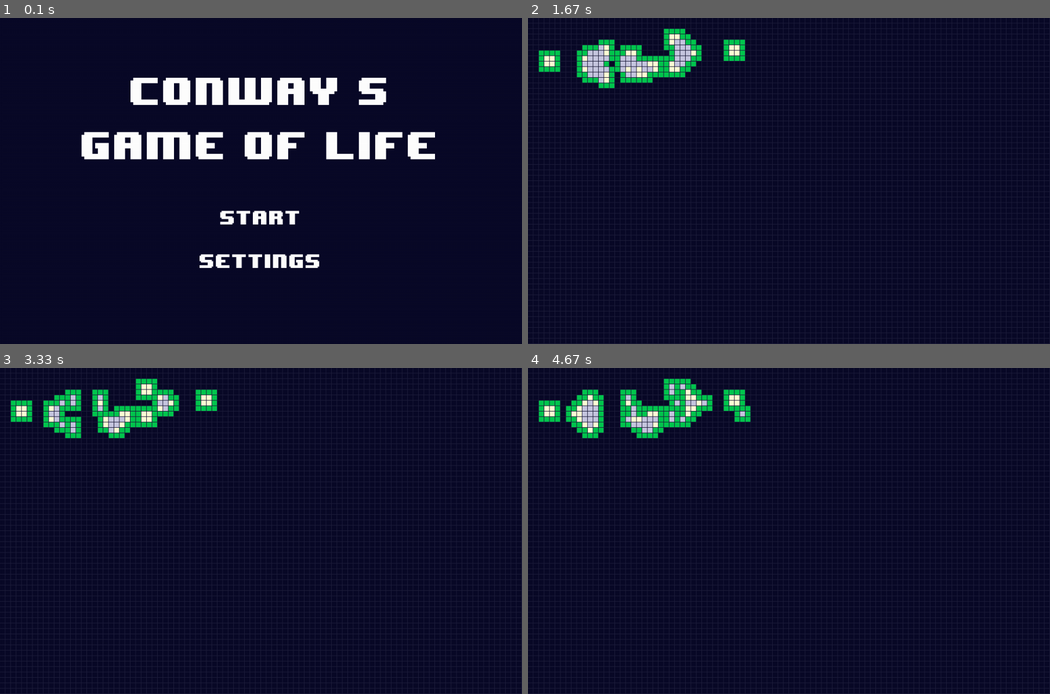
Above: before the commit, frames 1-4 (two rows, left to right).
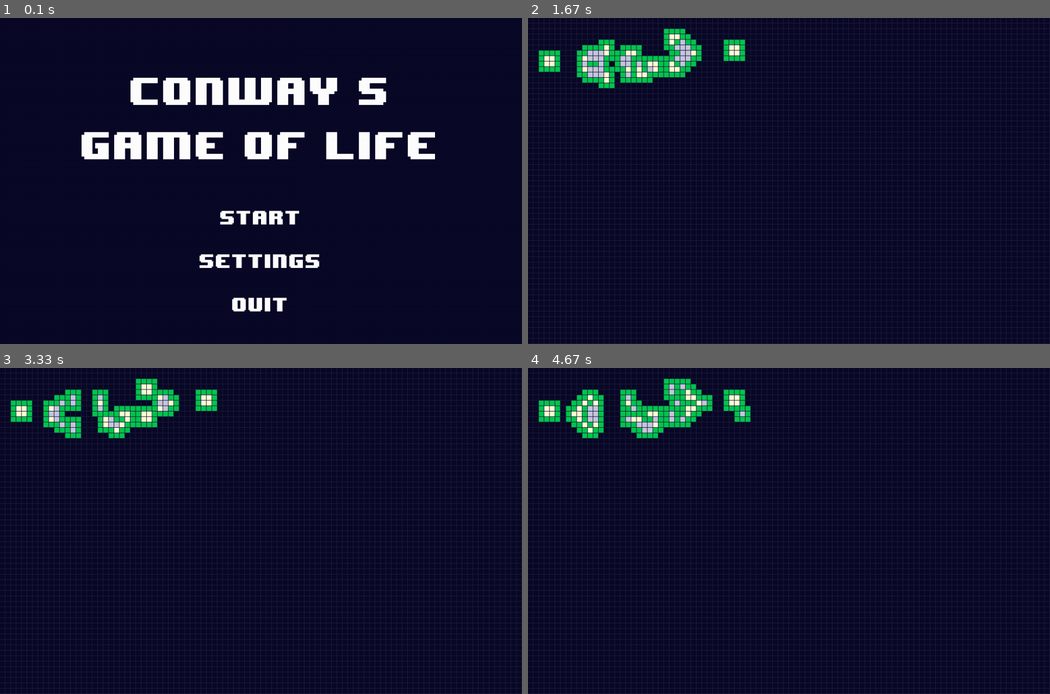
Above: after the commit, the same moments.

Repository: Almond0629/Conways-Game-of-Life
Game: pygame game, started from main.py
Same seed, same stepped clock (60 frames per second), same inputs: the game is played once before the commit and once after it.
Inputs (mouse positions are in pixels of both pictures, inside the frame that each line leads up to):
- Up to frame 1 (0.1 s): no input
- Up to frame 2 (1.67 s): click (778, 220) at 0.38 s
- Up to frame 3 (3.33 s): tap Space at 1.73, 2.93 s; move the mouse to (88, 632) at 2.3 s; click (88, 632) at 2.52 s; move the mouse to (104, 511) at 2.9 s
- Up to frame 4 (4.67 s): tap Space at 3.42, 4.47 s; move the mouse to (742, 413) at 3.83 s; click (742, 413) at 4.05 s; move the mouse to (731, 498) at 4.43 s

The runs differ from the first frame. In frame 1, 0.3% of the frame differs, in the area x 44-55%, y 85-91%; in frame 2, 0.3%; in frame 3, less than 0.1%; in frame 4, 0.2%.

Commit message:
Added quit button and fixed a bug in update.py

Diff:
--- a/menu.py
+++ b/menu.py
@@ -28,6 +28,7 @@
         self.title2 = Button(self.x, self.y - 100, "Game of Life", self.title_fontsize)
         self.start_button = Button(self.x, self.y + 50, 'Start', self.fontsize)
         self.settings_button = Button(self.x, self.y + 130, 'Settings', self.fontsize)
+        self.quit_button = Button(self.x, self.y + 210, 'Quit', self.fontsize)
 
     def display_menu(self): # displaying the menu
         self.run_display = True
@@ -42,10 +43,14 @@
                     if self.start_button.on(mouse_pos):
                         print("Running the game...")
                         self.run_display = False
+                    elif self.quit_button.on(mouse_pos):
+                        print("Quitting the game")
+                        self.run_code = False
             self.title1.draw(self.display)
             self.title2.draw(self.display)
             self.start_button.draw(self.display)
             self.settings_button.draw(self.display)
+            self.quit_button.draw(self.display)
             self.blit_screen()
 class Settings(Menu):
     def __init__(self, display, surface, dimx, dimy, cellsize, color):
--- a/update.py
+++ b/update.py
@@ -21,7 +21,7 @@
             col = col_neighbor
         if (nxt[r, c] == 1 and 2 <= num_alive <= 3):
             col = col_alive
-        elif nxt[r, c] == 1 and num_alive < 2 or num_alive > 3:
+        elif nxt[r, c] == 1 and (num_alive < 2 or num_alive > 3):
             col = col_about_to_die
         # col = col if cells[r, c] == 1 or col == col_neighbor else col_background
         pygame.draw.rect(surface, col, (c*cellsize, r*cellsize, cellsize-1, cellsize-1)) #更新方格顏色
